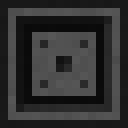
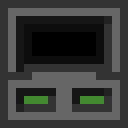
Layers edited between the first and the second 128 x 128 image:
hid group "effects" (14 layers) over left=0, top=0, right=128, bottom=128
showed "side" (1st of 19, in "printer") over left=0, top=0, right=128, bottom=128
